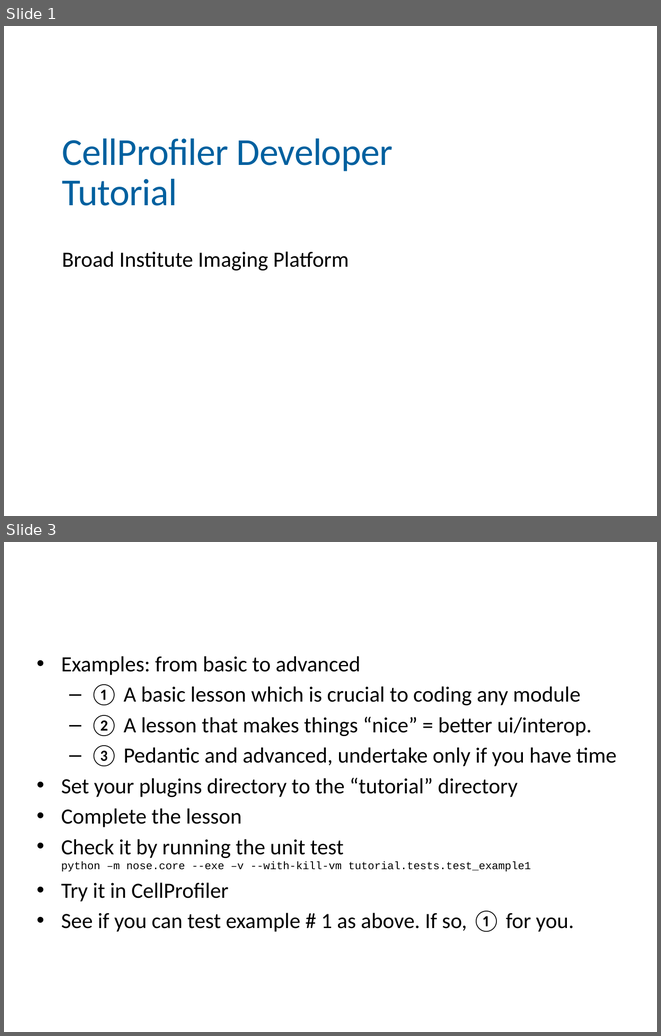
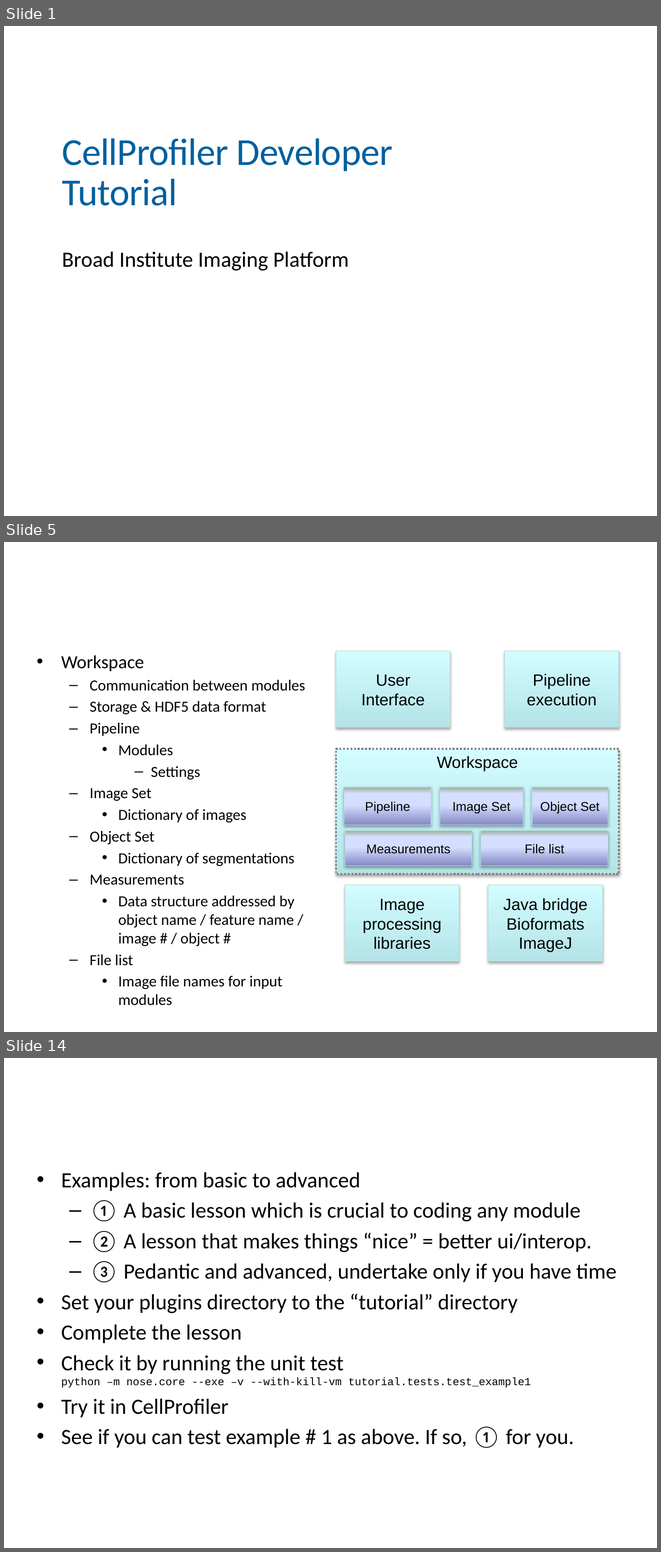
Before and after one commit to bethac07/tutorial, a slide deck: CellProfiler_Developer_Tutorial.pptx. Shown one above the other, each under a label of ours: slides 1 and 3 before the commit, slides 1, 5 and 14 after it; the slides between them are not shown. The pictures are 661x1036 and 661x1552 pixels, drawn with LibreOffice and Linux fonts; fonts in the diff are those of the drawing; background and template pictures are left out. Boxes give left, top, right and bottom in pixels: in the first picture for what was removed or moved away, otherwise in the second. Text is boxed around its words. In the diff, an @@ line names an element or a change of style, - is before the commit and + after.

Commit message:
Updated tutorial to add architecture session + made exercises quicker to do

```diff
--- a/CellProfiler_Developer_Tutorial.pptx
+++ b/CellProfiler_Developer_Tutorial.pptx
@@ slide 5 added at (4, 542, 657, 1032), background #FFFFFF @@
@@ title added at (37, 558, 542, 637), 36 pt, text #FFFFFF @@
+Architecture: Workspace
@@ rectangle added at (336, 651, 450, 728), fill gradient #B5E5E9 to #D3FBFF, outline #B6DCDF 0.75 pt, 18 pt, text #000000 @@
+User Interface
@@ rectangle added at (505, 651, 619, 728), fill gradient #B5E5E9 to #D3FBFF, outline #B6DCDF 0.75 pt, 18 pt, text #000000 @@
+Pipeline execution
@@ text added at (61, 655, 306, 989), 17 pt, text #000000 @@
+• Workspace
+  – Communication between modules
+  – Storage & HDF5 data format
+  – Pipeline
+    • Modules
+      – Settings
+  – Image Set
+    • Dictionary of images
+  – Object Set
+    • Dictionary of segmentations
+  – Measurements
+    • Data structure addressed by object name / feature name / image # / object #
+  – File list
+    • Image file names for input modules
@@ rectangle added at (336, 749, 618, 874), fill gradient #B5E5E9 to #D3FBFF, outline #808080 2 pt dashed, 18 pt, text #000000 @@
+Workspace
@@ rectangle added at (344, 787, 431, 824), fill gradient #8488C4 to #D4DEFF to #96AB94, outline #B6DCDF 0.75 pt, 14 pt, text #000000 @@
+Pipeline
@@ rectangle added at (440, 787, 523, 824), fill gradient #8488C4 to #D4DEFF to #96AB94, outline #B6DCDF 0.75 pt, 14 pt, text #000000 @@
+Image Set
@@ rectangle added at (531, 787, 608, 824), fill gradient #8488C4 to #D4DEFF to #96AB94, outline #B6DCDF 0.75 pt, 14 pt, text #000000 @@
+Object Set
@@ rectangle added at (345, 831, 472, 866), fill gradient #8488C4 to #D4DEFF to #96AB94, outline #B6DCDF 0.75 pt, 14 pt, text #000000 @@
+Measurements
@@ rectangle added at (480, 831, 608, 866), fill gradient #8488C4 to #D4DEFF to #96AB94, outline #B6DCDF 0.75 pt, 14 pt, text #000000 @@
+File list
@@ rectangle added at (345, 885, 459, 961), fill gradient #B5E5E9 to #D3FBFF, outline #B6DCDF 0.75 pt, 18 pt, text #000000 @@
+Image processing libraries
@@ rectangle added at (488, 885, 603, 961), fill gradient #B5E5E9 to #D3FBFF, outline #B6DCDF 0.75 pt, 18 pt, text #000000 @@
+Java bridge
+Bioformats
+ImageJ
@@ what was slide 3 is now slide 14 @@
```
Also in this commit, not shown: 11 slides changed, 11 other slides added, 1 slide removed.
